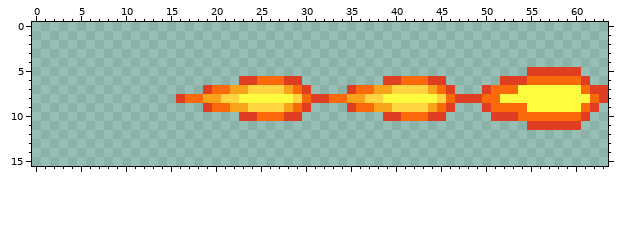
Two versions of one pixel-art sprite, Assets/Textures/Fireball.png. Above is the file before it was changed.
The file is 64x16 pixels.
The result:
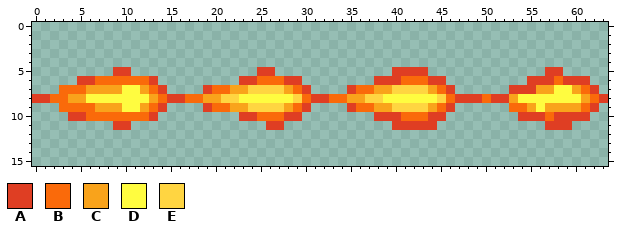
Palette (. is transparent): A #df3e23  B #fa6a0a  C #f9a31b  D #fffc40  E #ffd541
From the commit log: Enemybody/fireball_rework
The exact change:
{"y":5,"x":9,"old":"..","new":"AA"}
{"y":5,"x":25,"old":"..","new":"AA"}
{"y":5,"x":40,"old":"....","new":"AAAA"}
{"y":5,"x":55,"old":"AA","new":".."}
{"y":5,"x":59,"old":"AA","new":".."}
{"y":6,"x":5,"old":".........","new":"AABBBBBBA"}
{"y":6,"x":38,"old":".","new":"A"}
{"y":6,"x":52,"old":"AAABBB","new":"...AAA"}
{"y":6,"x":59,"old":"BB","new":"AA"}
{"y":7,"x":3,"old":"............","new":"BBBCCCCDDCBA"}
{"y":7,"x":50,"old":"ABBBDDDD","new":"...AAACC"}
{"y":7,"x":60,"old":"D","new":"C"}
{"y":7,"x":63,"old":"A","new":"."}
{"y":8,"x":0,"old":"................","new":"AABBCCDDDDDDDCBA"}
{"y":8,"x":51,"old":"BDD","new":"AAC"}
{"y":8,"x":61,"old":"D","new":"C"}
{"y":9,"x":3,"old":"............","new":"BBBBCCCDDCBA"}
{"y":9,"x":50,"old":"ABB","new":"..."}
{"y":9,"x":55,"old":"D","new":"C"}
{"y":9,"x":57,"old":"DDDD","new":"CCCC"}
{"y":10,"x":4,"old":"..........","new":"AABBBBBBBA"}
{"y":10,"x":38,"old":".","new":"A"}
{"y":10,"x":51,"old":"AAABBB","new":"...AAA"}
{"y":10,"x":58,"old":"BBB","new":"AAA"}
{"y":11,"x":9,"old":"..","new":"AA"}
{"y":11,"x":26,"old":"..","new":"AA"}
{"y":11,"x":40,"old":".....","new":"AAAAA"}
{"y":11,"x":55,"old":"AA","new":".."}
{"y":11,"x":60,"old":"A","new":"."}
